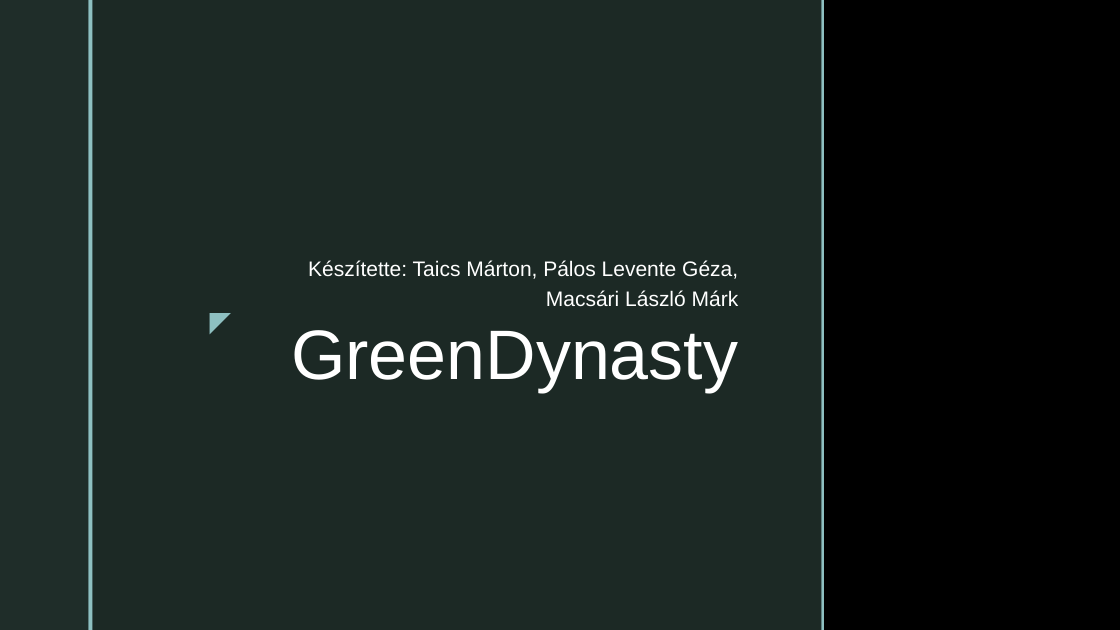
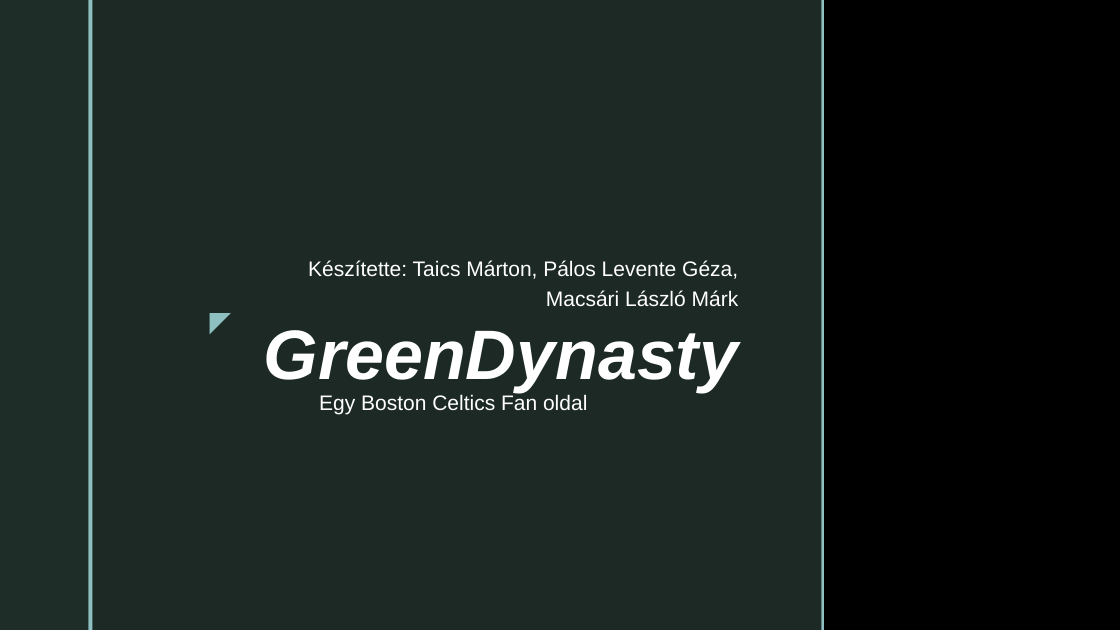
Before and after one commit to TaicsMrt/Vizsgafeladat, a slide deck: slide 1 of Vizsga.pptx. Drawn at 1120x630 pixels with LibreOffice and Linux fonts; fonts in the diff are those of the drawing; background and template pictures are left out. Boxes give left, top, right and bottom in pixels: in the first picture for what was removed or moved away, otherwise in the second. Text is boxed around its words. In the diff, an @@ line names an element or a change of style, - is before the commit and + after.

```diff
--- a/Vizsga.pptx
+++ b/Vizsga.pptx
@@ title "GreenDynasty" at bbox=[264, 330, 738, 392]: bold on, italic on @@
@@ text added at bbox=[319, 393, 587, 414], 18 pt, text #FFFFFF @@
+Egy Boston Celtics Fan oldal
```
Also in this commit, not shown: 2 other slides changed, 4 slides added, 4 slides removed.
